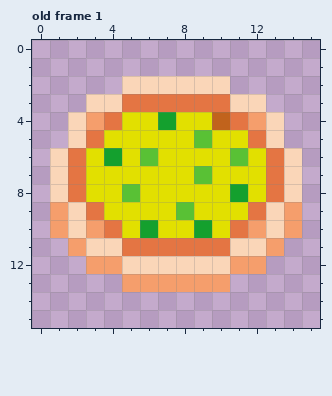
Pixel-art file: sprites/veggie_pizza_big.aseprite. Above, as it was before the edit.
16x16 pixels, 1 frame. Shown: old frame 1. The commit also changed other frames, which this record leaves out.
The same view after the edit:
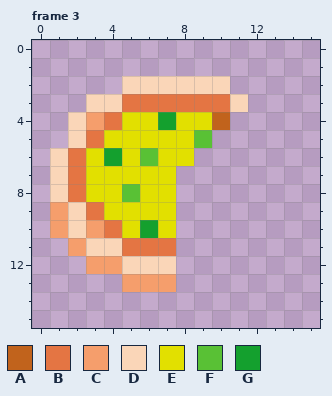
Palette (. is transparent): A #c1631c  B #e47543  C #f59e6c  D #fad6b8  E #e2e000  F #59c135  G #14a02e
A new or re-ordered frame is compared with the old frame closest to it.
Commit: animated pizzas
Difference:
frames 1 -> 5
Changed rows in their new state; - is an unchanged pixel.
Frame 3 is new; against old frame 1:
first column x 8:
 3 ----.--
 4 ---...-
 5 --....-
 6 -......
 7 .......
 8 .......
 9 .......
10 .......
11 ......-
12 .....--
13 ...----
Where, in picture pixels (left, top, right, bottom), the same in both pictures:
erased: (176, 94, 302, 292)
